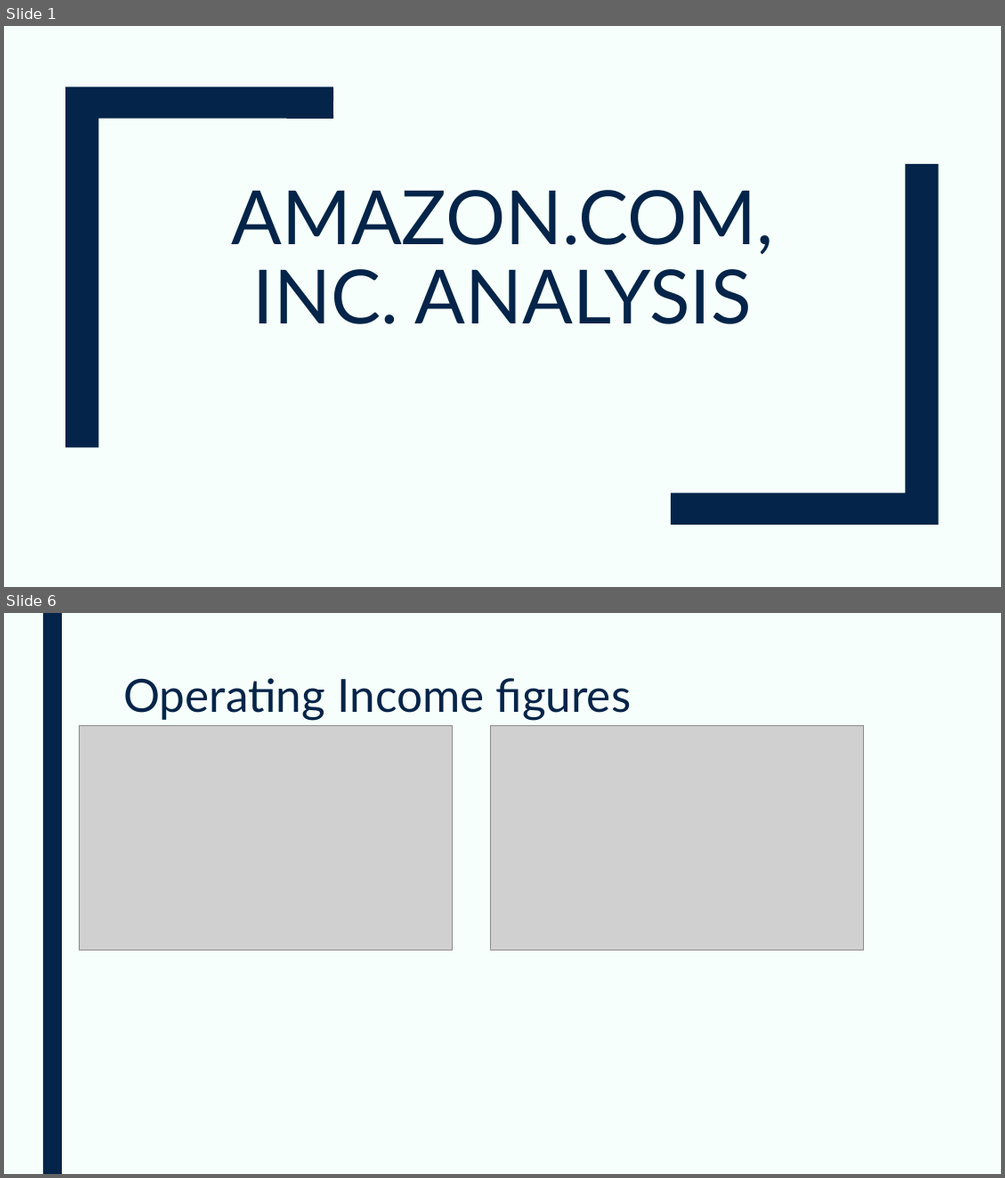
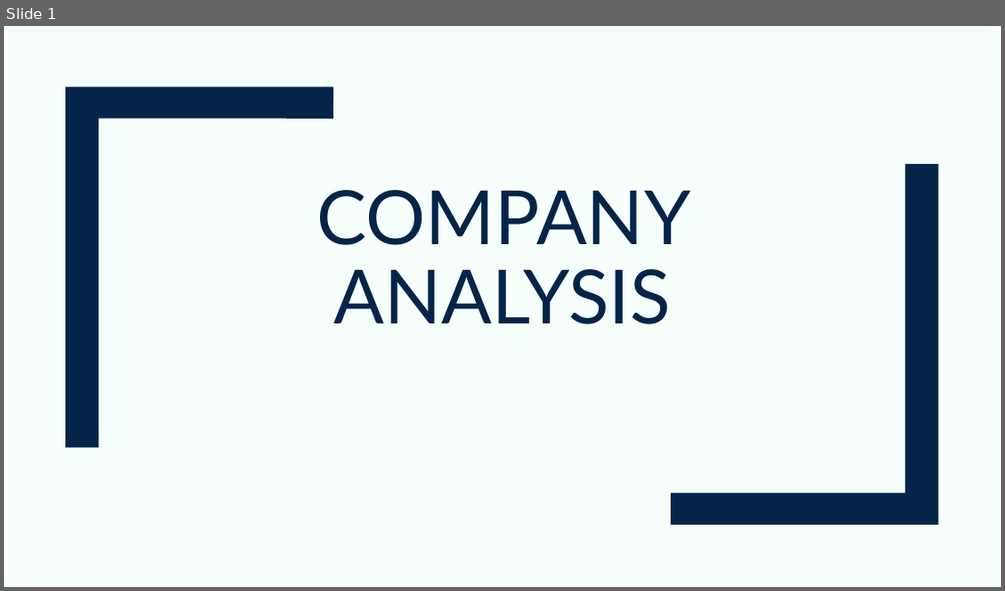
Before and after one commit to devangovind/AMUCLDISS, a slide deck: fastapi-backend/app/pres/output.pptx. Shown one above the other, each under a label of ours: slides 1 and 6 before the commit, slide 1 after it; the slides between them are not shown. The pictures are 1005x1178 and 1005x591 pixels, drawn with LibreOffice and Linux fonts; fonts in the diff are those of the drawing; grey boxes stand for pictures. Boxes give left, top, right and bottom in pixels: in the first picture for what was removed or moved away, otherwise in the second. Text is boxed around its words. In the diff, an @@ line names an element or a change of style, - is before the commit and + after.

```diff
--- a/fastapi-backend/app/pres/output.pptx
+++ b/fastapi-backend/app/pres/output.pptx
@@ slide 6 removed at (4, 613, 1001, 1174), background #F6FFFB @@
@@ rectangle removed at (43, 613, 62, 1174) @@
@@ title removed at (123, 678, 631, 720) @@
-Operating Income figures
@@ picture removed at (79, 725, 453, 949) @@
@@ picture removed at (490, 725, 864, 949) @@
@@ slide 1 changed as well @@
@@ title at (317, 190, 691, 324): text changed @@
-AMAZON.COM, INC. ANALYSIS
+COMPANY ANALYSIS
```
Also in this commit, not shown: 1 other slide changed, 6 other slides removed, 15 other files.
